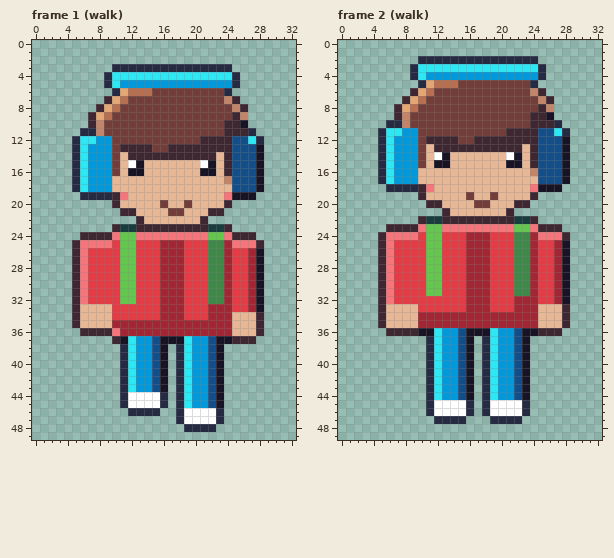
One commit to this pixel-art file: art/ambient/ambient-pedestrian@69.aseprite. The first picture shows the starting point.
33x50 pixels, 4 frames. Shown: frame 1 (walk), frame 2 (walk). The commit also changed other frames, which this record leaves out.
The same view after the edit:
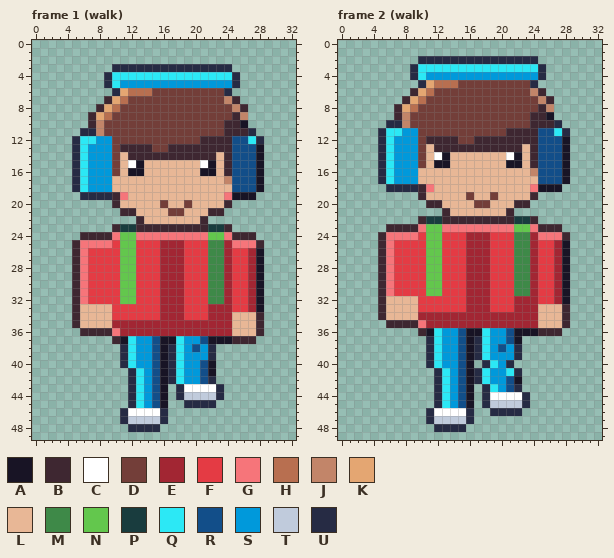
Palette (. is transparent): A #181425  B #3e2731  C #ffffff  D #733e39  E #a22633  F #e43b44  G #f6757a  H #b86f50  J #c28569  K #e4a672  L #e8b796  M #3e8948  N #63c74d  P #193c3e  Q #2ce8f5  R #124e89  S #0099db  T #c0cbdc  U #262b44
Changes in this commit:
Changed rows in their new state; - is an unchanged pixel.
Frame 1 (walk):
first column x 11:
37 -------QS-RA-
38 ------UQSR-U.
39 ------UQS--U.
40 ------UQS-RA.
41 .UQ---UQS-RA.
42 .UQ---UQS-RU.
43 .UQ-----CCCCU
44 .UQSRA--TTTTU
45 .UQSRA-.UUUU.
46 UCCCCU-......
47 UTTTTU-......
48 -UUUU---....-
Frame 2 (walk):
first column x 5:
32 -LLLL--------------
35 .BBBBG-------------
36 -....B-------QS-RA-
37 ------------UQS-RA.
38 ------------UQSR-U.
39 ------------UQS--U.
40 ----------------U..
41 ------.UQ---UQS-QU.
42 ------.UQ---UQS-RA.
43 ------.UQ-------RU.
44 ------.UQ-----CCCCU
45 ------.UQSRA--TTTT-
46 -------------.UUUU.
47 ------UTTTTU--....-
48 -------UUUU--------
Where, in picture pixels (left, top, right, bottom), the same in both pictures:
changed: (120, 336, 224, 432)
changed: (378, 296, 530, 432)
